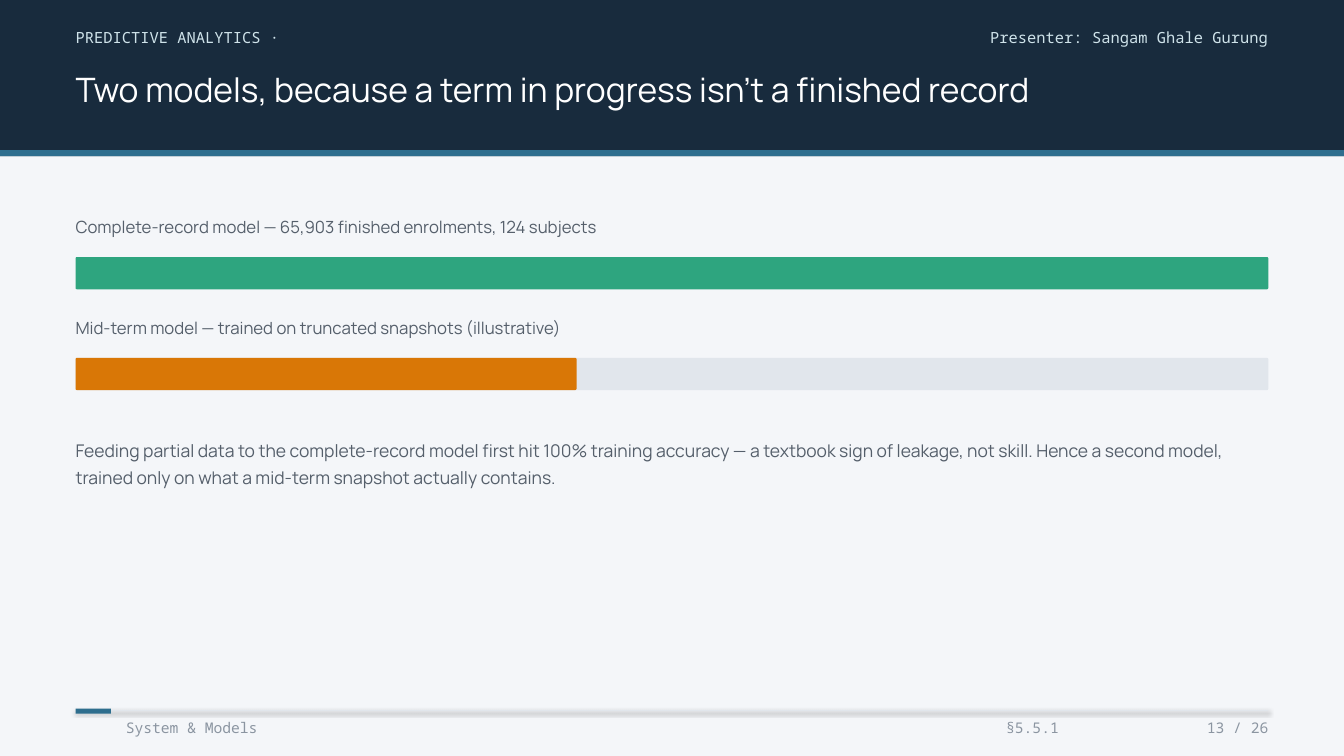
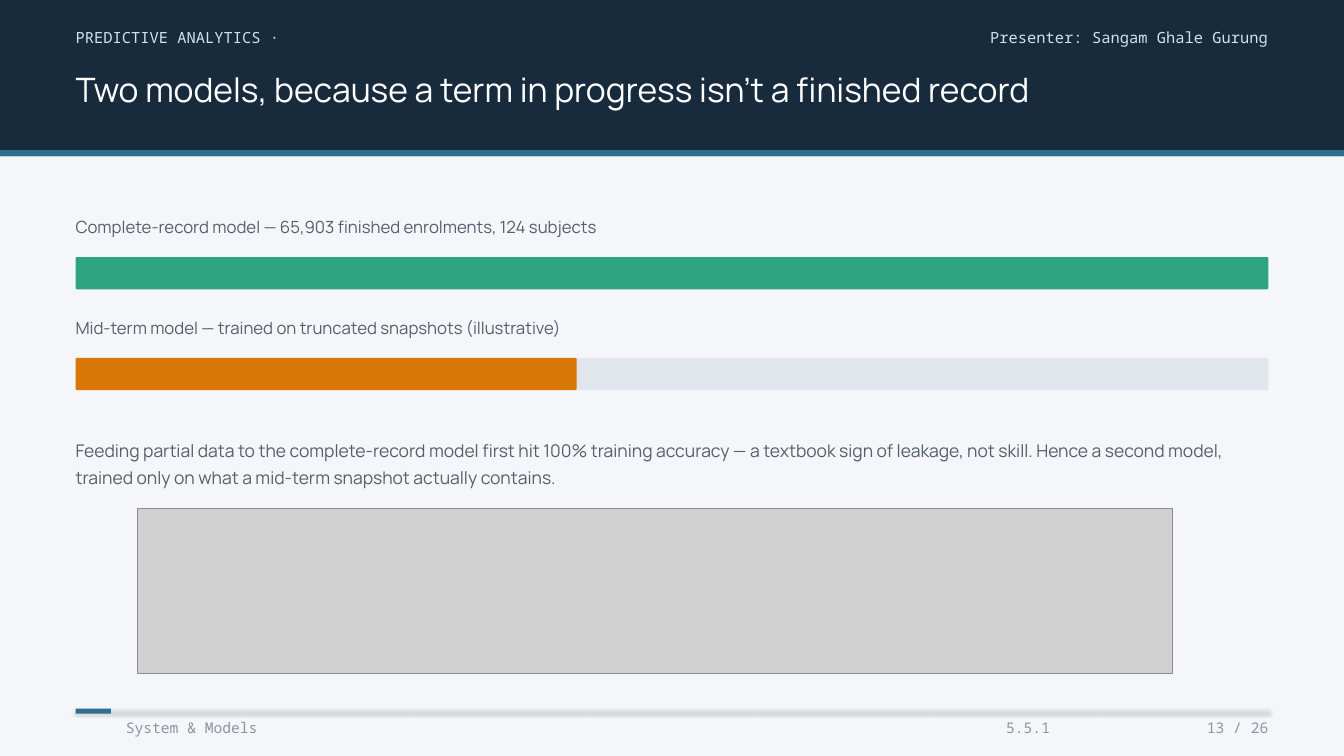
Before and after one commit to KOI-Capstone-Project/EDAPTv2, a slide deck: slide 19 of EDAPT_v2_Presentation.pptx (slide 13 before the commit). Drawn at 1344x756 pixels with LibreOffice and Linux fonts; fonts in the diff are those of the drawing; grey boxes stand for pictures. Boxes give left, top, right and bottom in pixels: in the first picture for what was removed or moved away, otherwise in the second. Text is boxed around its words. In the diff, an @@ line names an element or a change of style, - is before the commit and + after.

```diff
--- a/EDAPT_v2_Presentation.pptx
+++ b/EDAPT_v2_Presentation.pptx
@@ picture added at box(138, 508, 1174, 674) @@
@@ text at box(1006, 722, 1050, 733): text changed @@
-§5.5.1
+5.5.1
```
Also in this commit, not shown: 24 other slides changed, 10 slides added, 4 other files.
